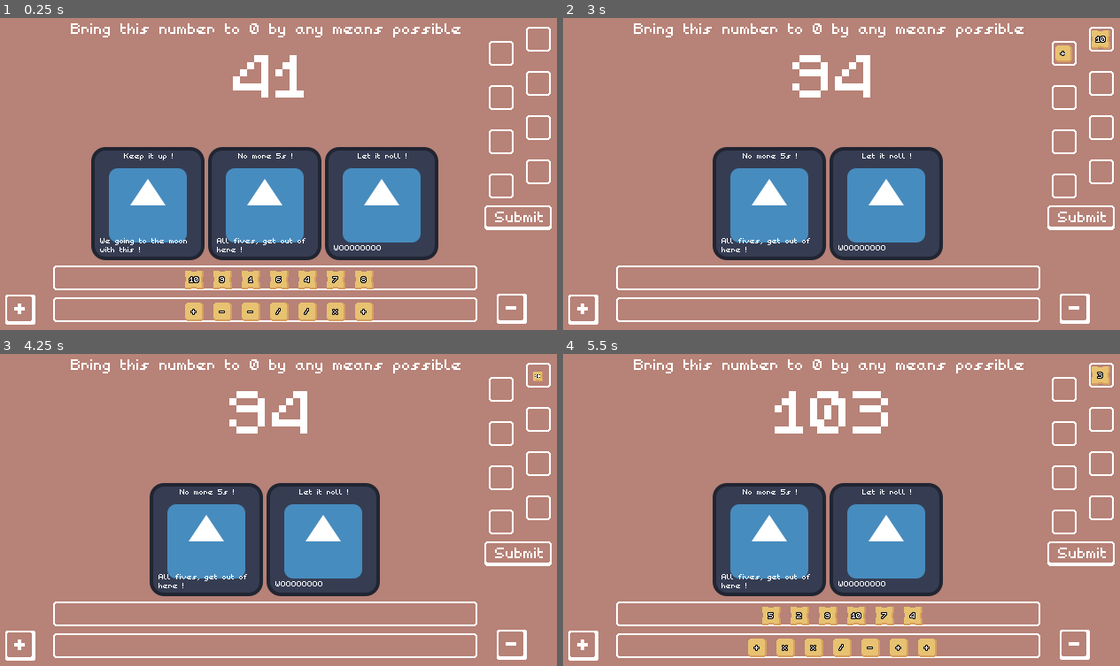
Above: before the commit, frames 1-4 (two rows, left to right).
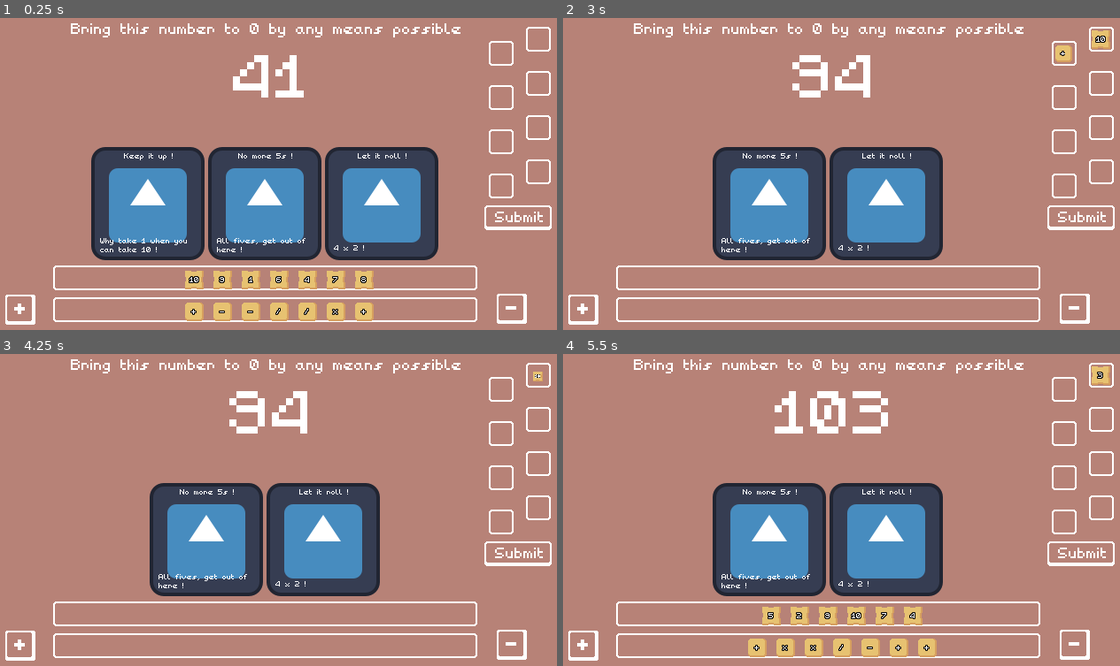
Above: after the commit, the same moments.

Repository: Hugo-Carbiener/GMTK-2026
Game: Godot game, scene res://assets/scenes/level_H.tscn
Same seed, same stepped clock (60 frames per second), same inputs: the game is played once before the commit and once after it. The engine's default icon, where the game draws it, is replaced by a stand-in: a white triangle on a blue panel in a dark square.
Inputs (mouse positions are in pixels of both pictures, inside the frame that each line leads up to):
- Up to frame 1 (0.25 s): no input
- Up to frame 2 (3 s): click (579, 308) at 0.5 s; click (741, 276) at 1.27 s; click (741, 308) at 2.02 s; click (1081, 217) at 2.75 s
- Up to frame 3 (4.25 s): click (512, 644) at 3.5 s
- Up to frame 4 (5.5 s): click (579, 644) at 4.25 s; click (741, 612) at 5.02 s

The runs differ from the first frame. In frame 1, 0.2% of the frame differs, in the area x 17-69%, y 70-76%; in frame 2, less than 0.1%; in frame 3, less than 0.1%; in frame 4, less than 0.1%.

Commit message:
fixed some card descriptions

Diff:
--- a/gmtk-2026/assets/resources/cards/card_mult1b10.tres
+++ b/gmtk-2026/assets/resources/cards/card_mult1b10.tres
@@ -7,6 +7,6 @@
 NumToMultiply = 1
 NumToMultiplyBy = 10
 Name = "Keep it up !"
-Description = "We going to the moon with this !"
+Description = "Why take 1 when you can take 10 !"
 Type = 1
 metadata/_custom_type_script = "uid://ctk5u7kfjf5o2"
--- a/gmtk-2026/assets/resources/cards/card_mult4b2.tres
+++ b/gmtk-2026/assets/resources/cards/card_mult4b2.tres
@@ -7,6 +7,6 @@
 NumToMultiply = 4
 NumToMultiplyBy = 2
 Name = "Let it roll !"
-Description = "WOOOOOOOO"
+Description = "4 x 2 !"
 Type = 1
 metadata/_custom_type_script = "uid://ctk5u7kfjf5o2"
